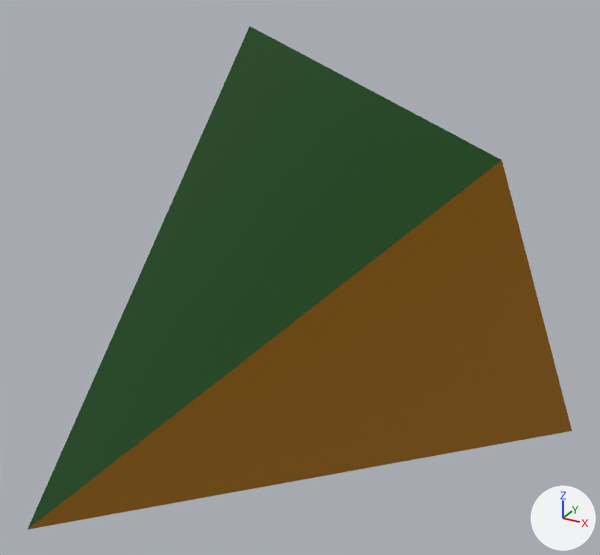
Before and after pictures for a commit that changed the COLLADA model app/src/main/assets/tetrahedron.dae.
Rendered twice from a camera (50 mm lens) standing at (1.54, -3.04, 1.57) and looking at (-0.12, -0.03, 0.07). The axes (+X, +Y, +Z) are drawn at lower right. The lights are the same throughout.

In view in the first picture: 'Tetrahedron'.
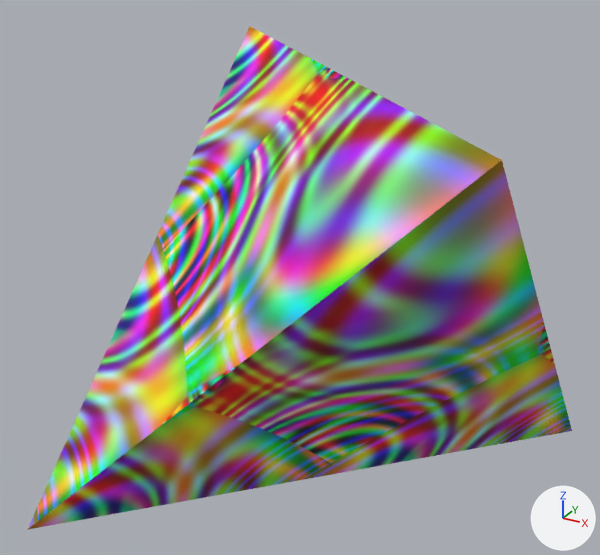
The newer file is also turned or shifted as a whole; pictures and numbers use the older file's frame.

Pixel boxes (x1, y1, x2, y2) of what changed, in the pictures (600 x 555 px):
'Tetrahedron', surface changed, turned
    both: (27, 26, 572, 530)

The edits, one by one:
Picture 'ripples.png' (img_ripples_png) is new.
In material 'Green' (mat_green), base_color is no longer (0.0, 0.0509, 0.0), dark green #004000.
In material 'Green' (mat_green), texture is now set to img_ripples_png.
In material 'Orange' (mat_orange), base_color is no longer (0.523, 0.214, 0.0), orange #bf7f00.
In material 'Orange' (mat_orange), texture is now set to img_ripples_png.
me_tetrahedron has 4 vertices, 4 faces and spans x -1.0..1.0, y -1.0..1.0, z -1.0..1.0.
me_tetrahedron is used by ob_tetrahedron; location (0.0, 0.0, 0.0); rotation (-1.571, 0.0, 0.0), in degrees (-90, 0, 0).
me_tetrahedron part 1: texture (UV) coordinates of 4 of 4 faces, centred in x -0.33..0.33, y -0.33..0.33, z -0.33..0.33, changed; they spanned u 0.0..0.0, v 0.0..0.0 and now span u 1.0..1.0, v 0.0..1.0.
Object 'Tetrahedron' (ob_tetrahedron) turns from (-90, 0, 0) to (90, 0, 180) degrees about x, y and z.
